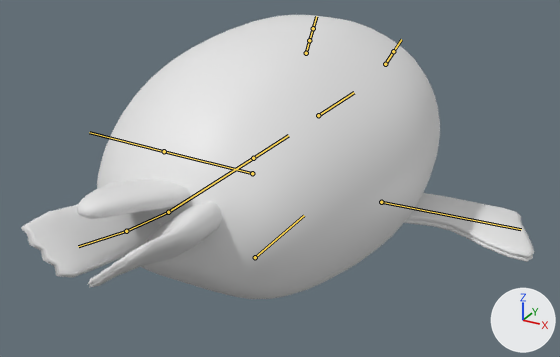
A saved change to the FBX model Assets/Entities/NPCs/Seal/Seal_animations.fbx.
The view is the same before and after, from a 50 mm camera at (1.008, -1.883, 1.108) aimed at (0.068, -0.174, 0.254). Arrows for +X, +Y and +Z are at lower right; the lights stay in place. The older version comes first. The bones that change, and the others that lie on the model, are drawn over the model as lines.

Objects in the first picture: 'sealplush_geo'.
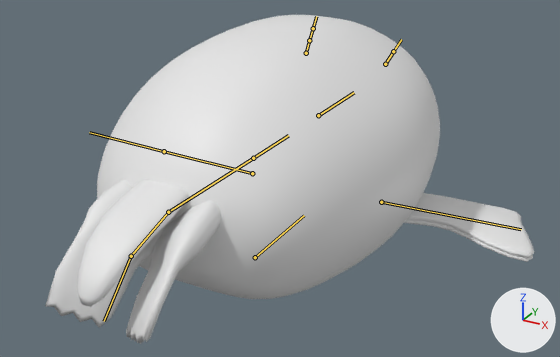
The newer file adds an action. The first version stands in its rest pose; the second is drawn at frame 1 of the action 'Seal_Idle'.

Location of each change, [x1, y1, x2, y2] in pixels of the pictures (560 x 357 px):
'sealplush_geo', posed (16% taller): before [21, 15, 534, 299]; after [45, 15, 534, 344]
bone 'Tail.001', root to tip: before (168, 212) to (126, 231); after (168, 212) to (131, 256)
bone 'Tail.002', root to tip: before (126, 231) to (78, 246); after (131, 256) to (104, 321)

The change, as a list of edits to the scene's bpy script:
```text
Change bone_tail_001:
    where bone_tail_001 = bpy.data.objects['Seal_rig'].pose.bones['Tail.001']  # child of 'Tail'
    bone_tail_001.rotation_quaternion: (1.0, 0.0, 0.0, 0.0) -> (0.976, -0.219, 0.0, 0.0)  # degrees (0, 0, 0) -> degrees (-25, 0, 0)
Change bone_tail_002:
    where bone_tail_002 = bpy.data.objects['Seal_rig'].pose.bones['Tail.002']  # child of 'Tail.001'
    bone_tail_002.rotation_quaternion: (1.0, 0.0, 0.0, 0.0) -> (0.959, -0.284, 0.0, 0.0)  # degrees (0, 0, 0) -> degrees (-33, 0, 0)
```
